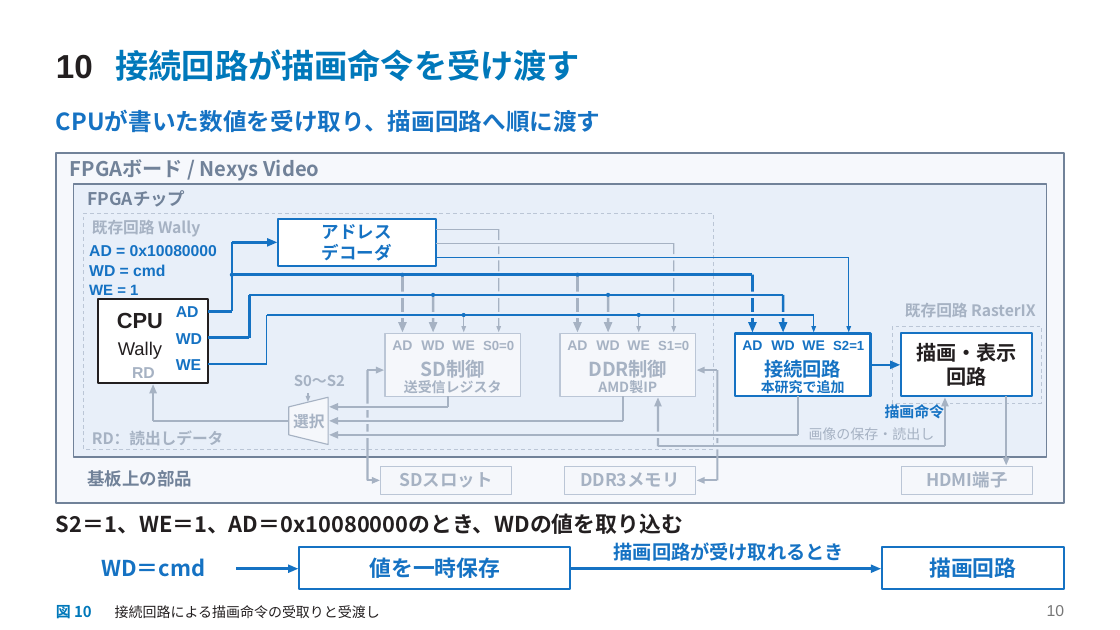
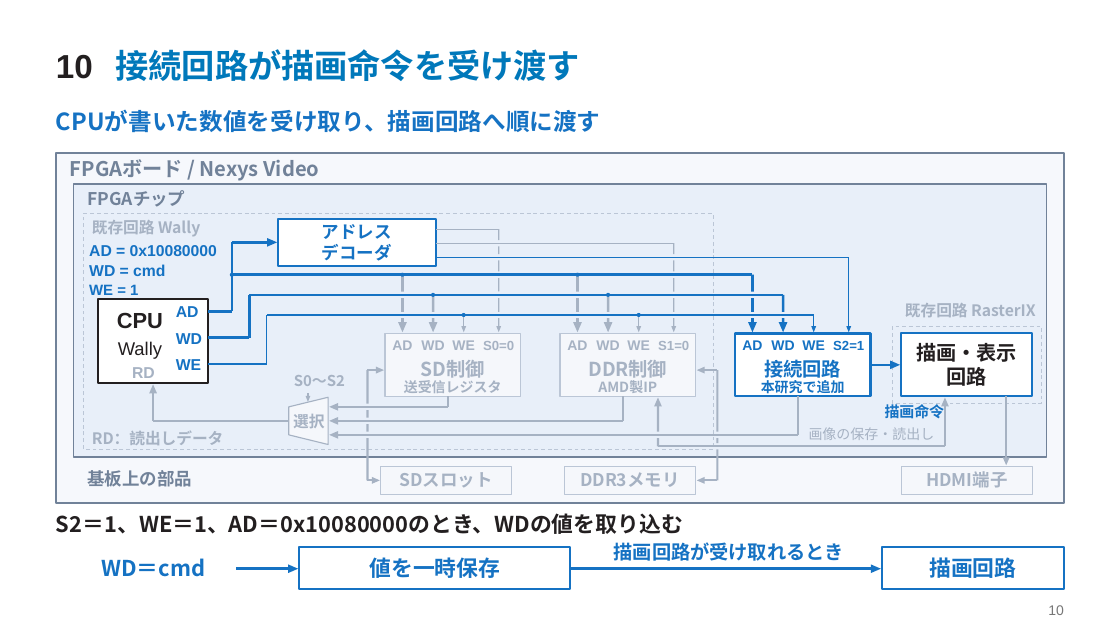
Before and after one commit to SoshiroFujimori/wally-game-console-research, a slide deck: slide 10 of docs/presentation/中間発表_主要事項.pptx. Drawn at 1120x630 pixels with LibreOffice and Linux fonts; fonts in the diff are those of the drawing. Boxes give left, top, right and bottom in pixels: in the first picture for what was removed or moved away, otherwise in the second. Text is boxed around its words. In the diff, an @@ line names an element or a change of style, - is before the commit and + after.

```diff
--- a/docs/presentation/中間発表_主要事項.pptx
+++ b/docs/presentation/中間発表_主要事項.pptx
@@ text removed at (x1=56, y1=602, x2=92, y2=622) @@
-図 10
@@ text removed at (x1=115, y1=605, x2=380, y2=618) @@
-接続回路による描画命令の受取りと受渡し
@@ text "10" at (x1=1048, y1=605, x2=1064, y2=615): size 13.5 to 12 pt @@
```
Also in this commit, not shown: 20 other slides changed, 26 other files.
